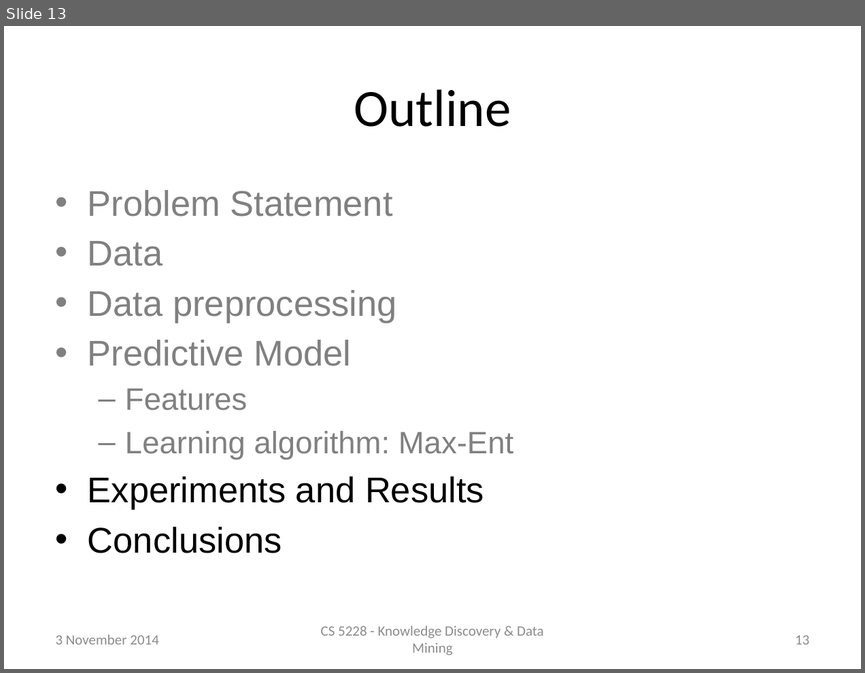
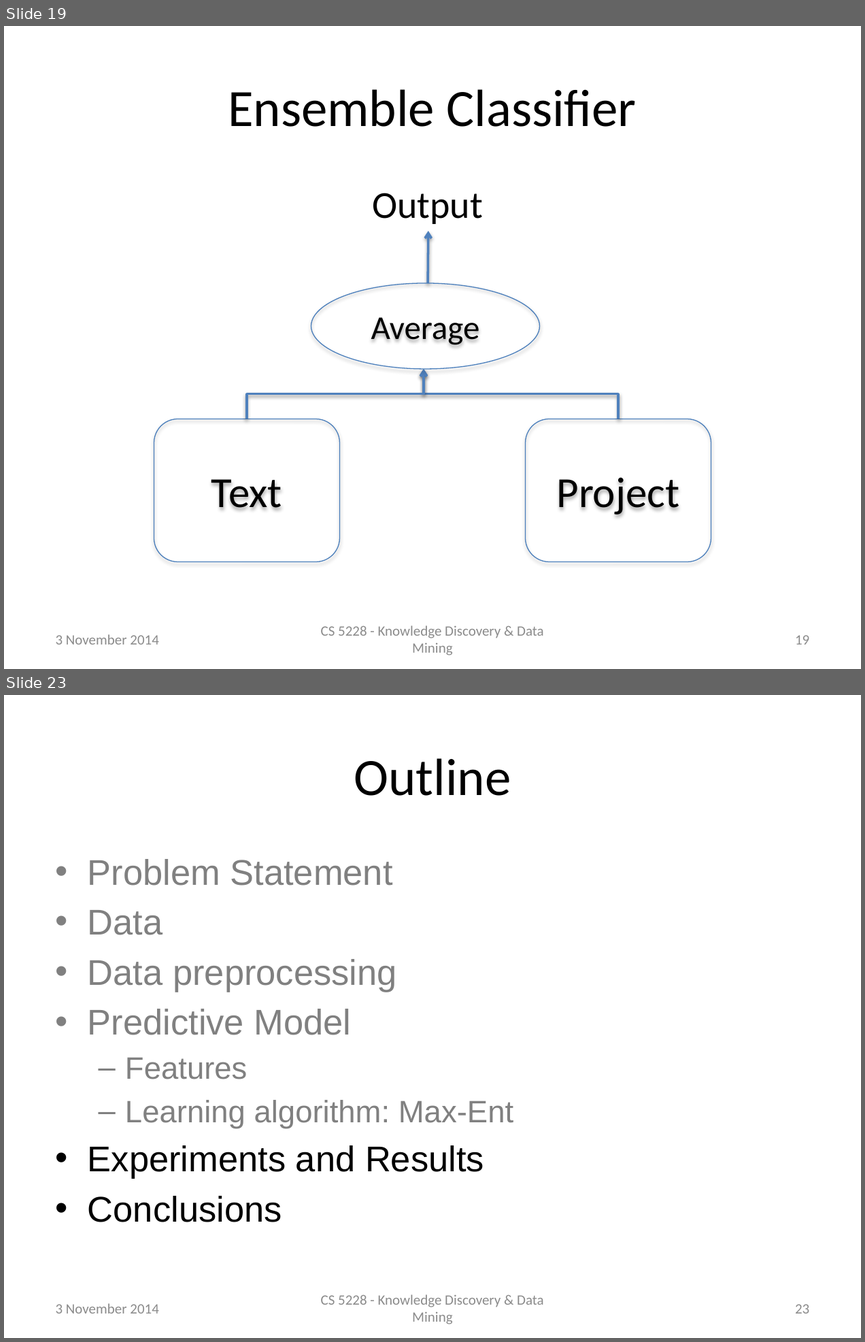
Before and after one commit to raymondhs/Panda-Delights, a slide deck: doc/2014_Nov_04.pptx. Shown one above the other, each under a label of ours: slide 13 before the commit, slides 19 and 23 after it; the slides between them are not shown. The pictures are 865x673 and 865x1342 pixels, drawn with LibreOffice and Linux fonts; fonts in the diff are those of the drawing. Boxes give left, top, right and bottom in pixels: in the first picture for what was removed or moved away, otherwise in the second. Text is boxed around its words. In the diff, an @@ line names an element or a change of style, - is before the commit and + after.

```diff
--- a/doc/2014_Nov_04.pptx
+++ b/doc/2014_Nov_04.pptx
@@ slide 19 added at bbox=[4, 26, 861, 669], background #FFFFFF @@
@@ title added at bbox=[228, 89, 636, 127], 44 pt, text #000000 @@
+Ensemble Classifier
@@ text added at bbox=[372, 193, 483, 224], 32 pt, text #000000 @@
+Output
@@ arrow added from (428, 283) to (428, 231), #4F81BD 2 pt @@
@@ ellipse added at bbox=[311, 283, 540, 369], outline #4B7EBC 0.75 pt, 28 pt, text #000000 @@
+Average
@@ elbow arrow added from (247, 418) to (424, 369), #4F81BD 2 pt @@
@@ elbow arrow added from (618, 418) to (424, 369), #4F81BD 2 pt @@
@@ rounded rectangle added at bbox=[154, 418, 340, 562], outline #4B7EBC 0.75 pt, 36 pt, text #000000 @@
+Text
@@ rounded rectangle added at bbox=[525, 418, 711, 562], outline #4B7EBC 0.75 pt, 36 pt, text #000000 @@
+Project
@@ text added at bbox=[56, 634, 158, 644], 12 pt, text #8C8C8C @@
+3 November 2014
@@ text added at bbox=[321, 625, 544, 655], 12 pt, text #8C8C8C @@
+CS 5228 - Knowledge Discovery & Data Mining
@@ page number added at bbox=[795, 635, 809, 644], 12 pt, text #8C8C8C @@
+19
@@ what was slide 13 is now slide 23 @@
@@ page number at bbox=[795, 1304, 809, 1313]: text changed @@
-13
+23
```
Also in this commit, not shown: 5 slides changed, 10 other slides added, 5 other files.
